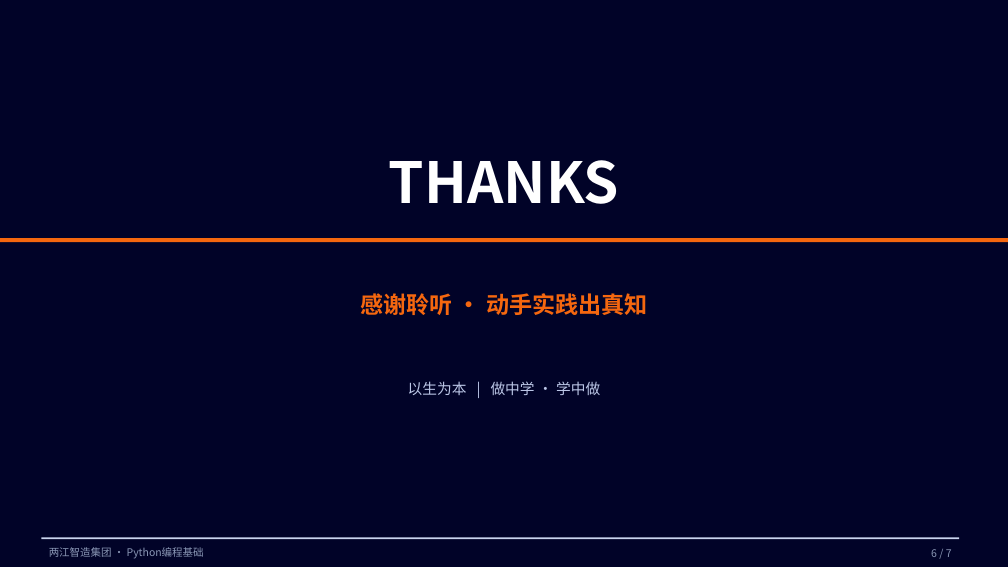
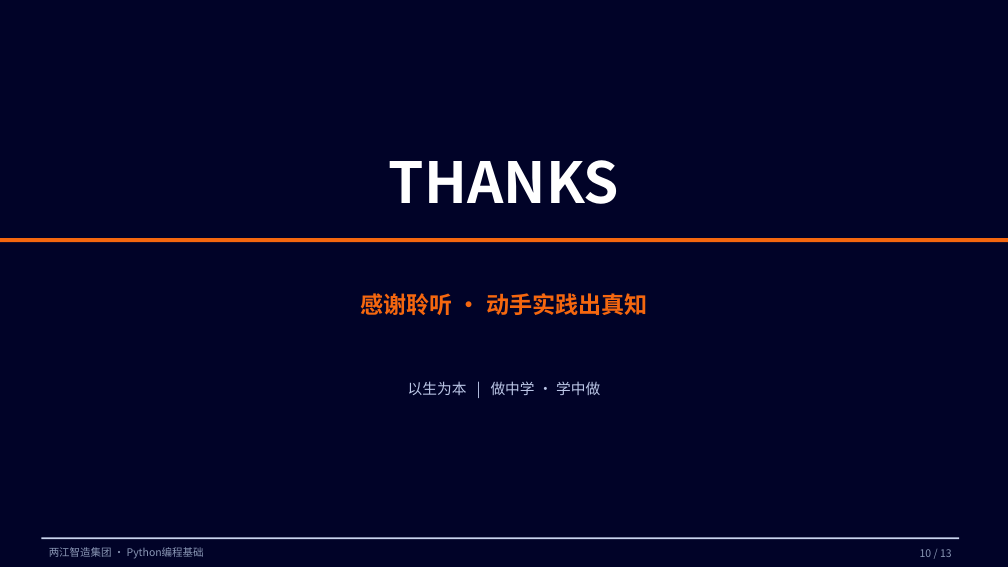
Before and after one commit to tianqiongenze/programming-fundamentals, a slide deck: slide 10 of V2授课PPT/W06-第12次课-给程序写病历本.pptx (slide 7 before the commit). Drawn at 1008x567 pixels with LibreOffice and Linux fonts; fonts in the diff are those of the drawing. Boxes give left, top, right and bottom in pixels: in the first picture for what was removed or moved away, otherwise in the second. Text is boxed around its words. In the diff, an @@ line names an element or a change of style, - is before the commit and + after.

```diff
--- a/V2授课PPT/W06-第12次课-给程序写病历本.pptx
+++ b/V2授课PPT/W06-第12次课-给程序写病历本.pptx
@@ text at box(920, 549, 952, 557): text changed @@
-6 / 7
+10 / 13
```
Also in this commit, not shown: 4 other slides changed, 3 slides added, 23 other files.
